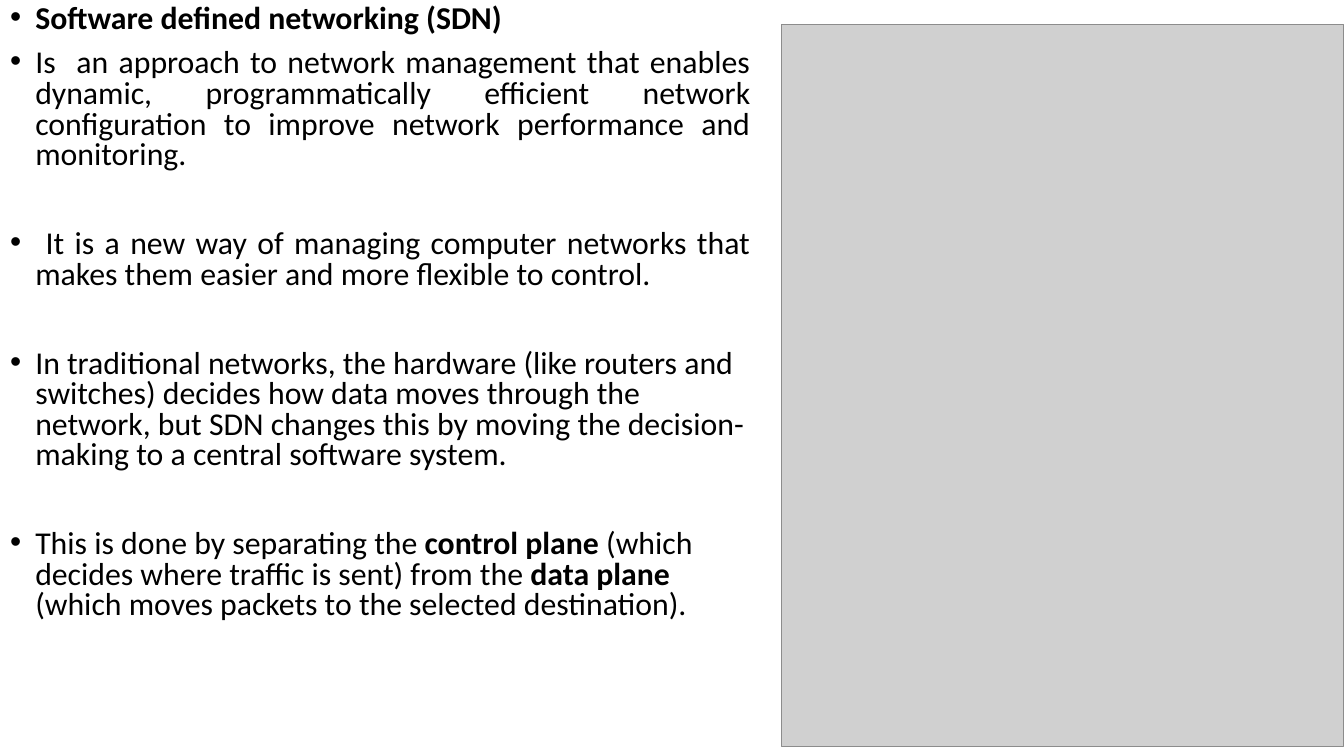
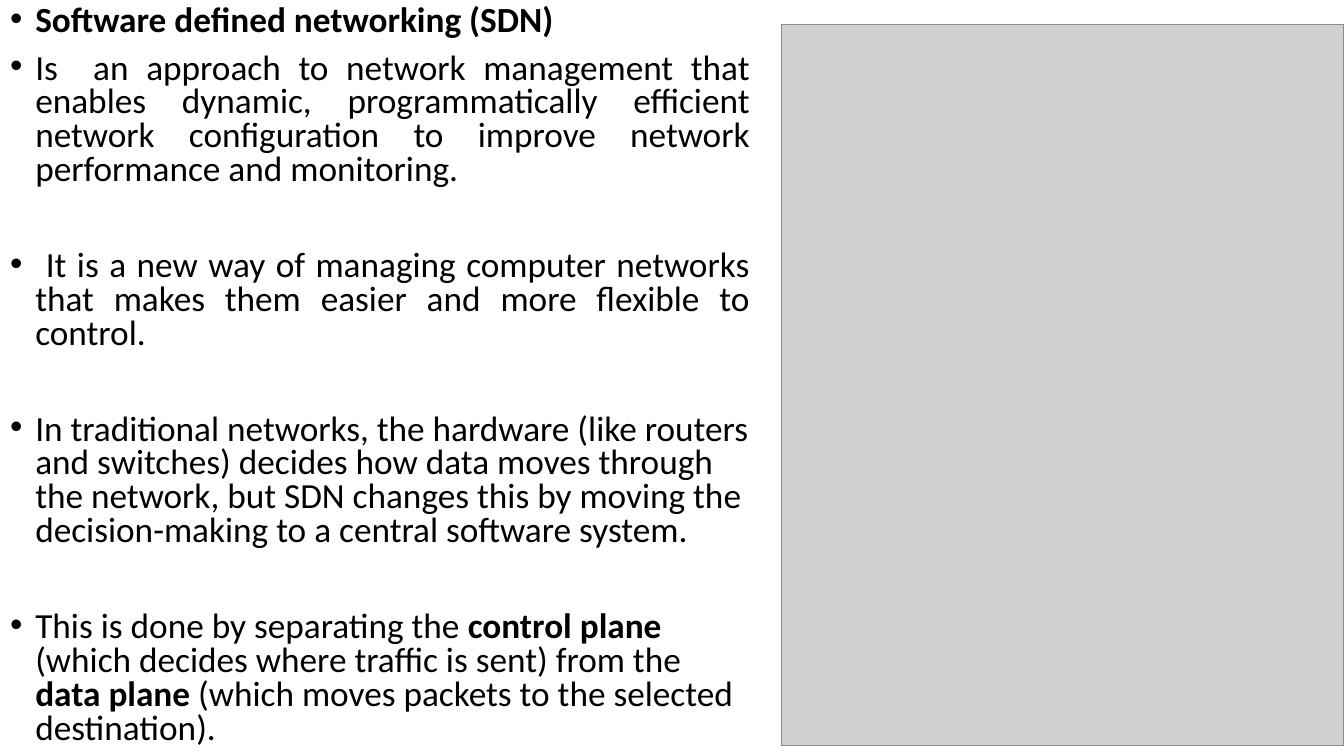
Before and after one commit to Mrcoderv/BCA-UnlimateNote-New, a slide deck: slide 33 of 5th sem/ComputerNetwork/Chapter new 3.pptx. Drawn at 1344x756 pixels with LibreOffice and Linux fonts; fonts in the diff are those of the drawing; grey boxes stand for pictures. Boxes give left, top, right and bottom in pixels: in the first picture for what was removed or moved away, otherwise in the second. Text is boxed around its words. In the diff, an @@ line names an element or a change of style, - is before the commit and + after.

```diff
--- a/5th sem/ComputerNetwork/Chapter new 3.pptx
+++ b/5th sem/ComputerNetwork/Chapter new 3.pptx
@@ text "Software defined networking (SDN)" at [35,6,750,745]: size 22.7 to 25.2 pt @@
```
Also in this commit, not shown: 13 other slides changed, 39 other files.
